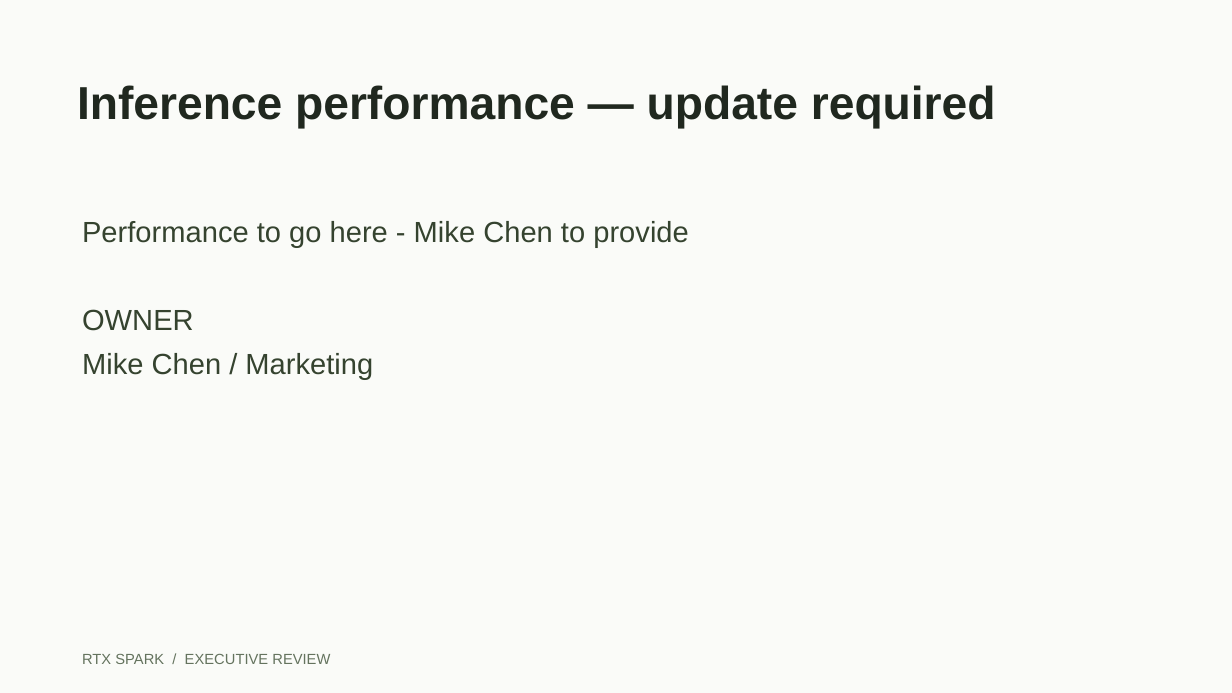
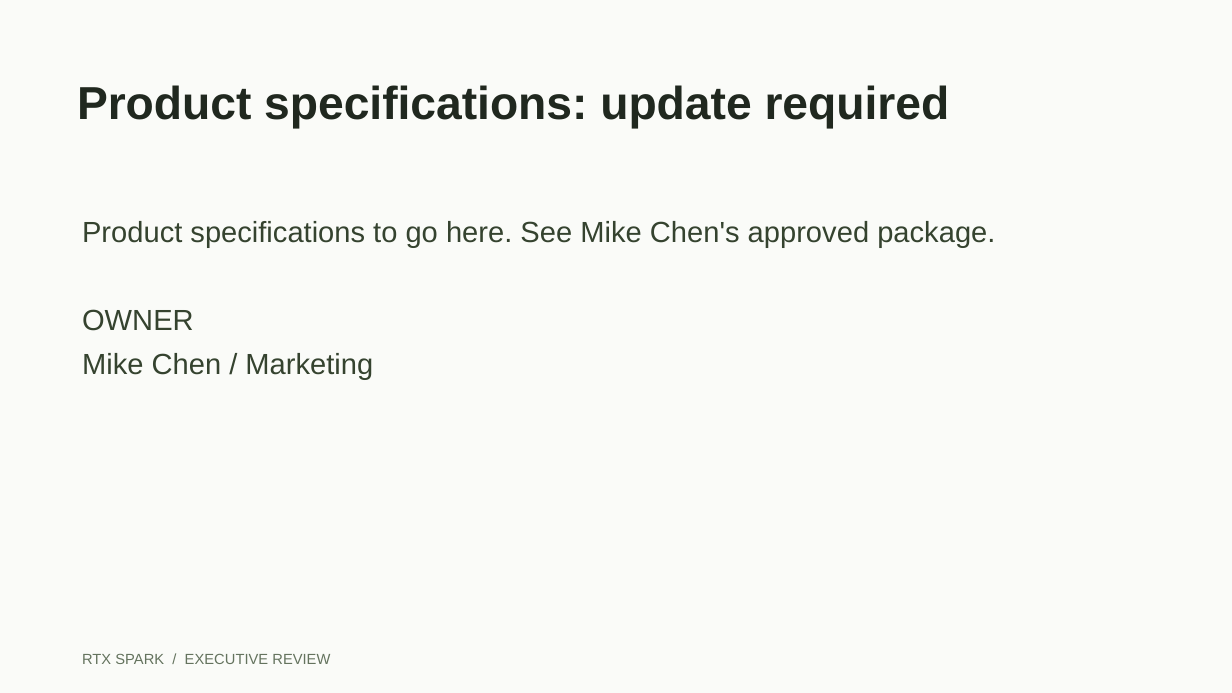
Before and after one commit to CalebJKim/chief-of-staff-agent, a slide deck: slide 4 of demo/templates/rtx-spark-exec-review.pptx. Drawn at 1232x693 pixels with LibreOffice and Linux fonts; fonts in the diff are those of the drawing. Boxes give left, top, right and bottom in pixels: in the first picture for what was removed or moved away, otherwise in the second. Text is boxed around its words. In the diff, an @@ line names an element or a change of style, - is before the commit and + after.

Commit message:
Update product specifications, reference tracker, and Second Brain demo content

```diff
--- a/demo/templates/rtx-spark-exec-review.pptx
+++ b/demo/templates/rtx-spark-exec-review.pptx
@@ text at bbox=[77, 85, 950, 129]: text changed @@
-Inference performance — update required
+Product specifications: update required
@@ text at bbox=[82, 221, 995, 247]: text changed @@
-Performance to go here - Mike Chen to provide
+Product specifications to go here. See Mike Chen's approved package.
```
Also in this commit, not shown: 2 other slides changed, 32 other files.
